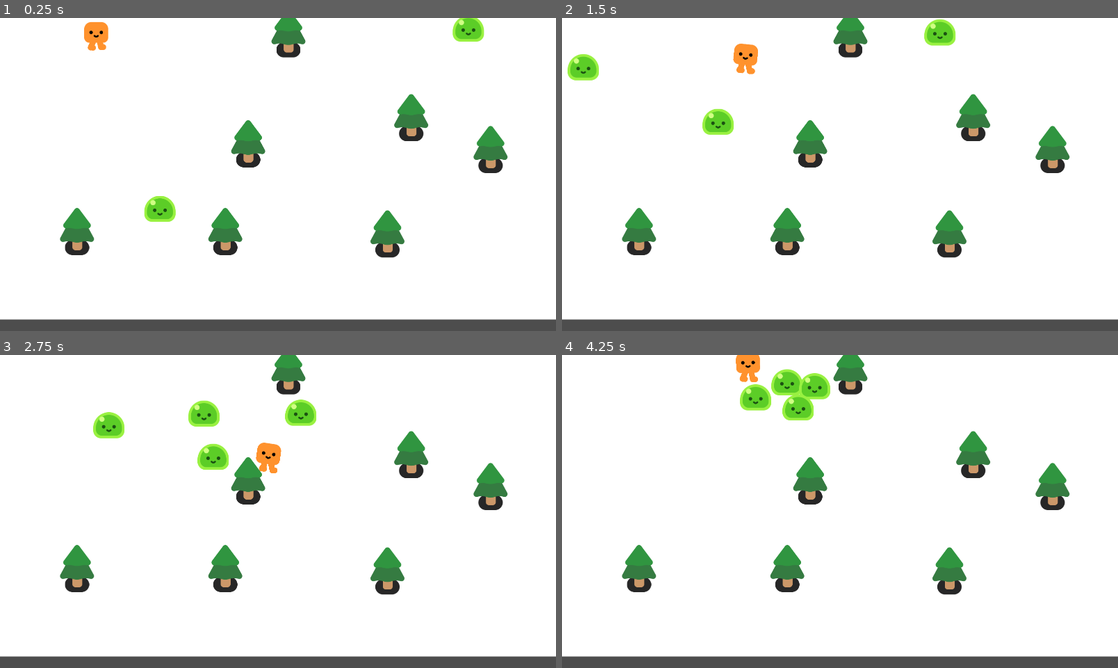
Above: before the commit, frames 1-4 (two rows, left to right).
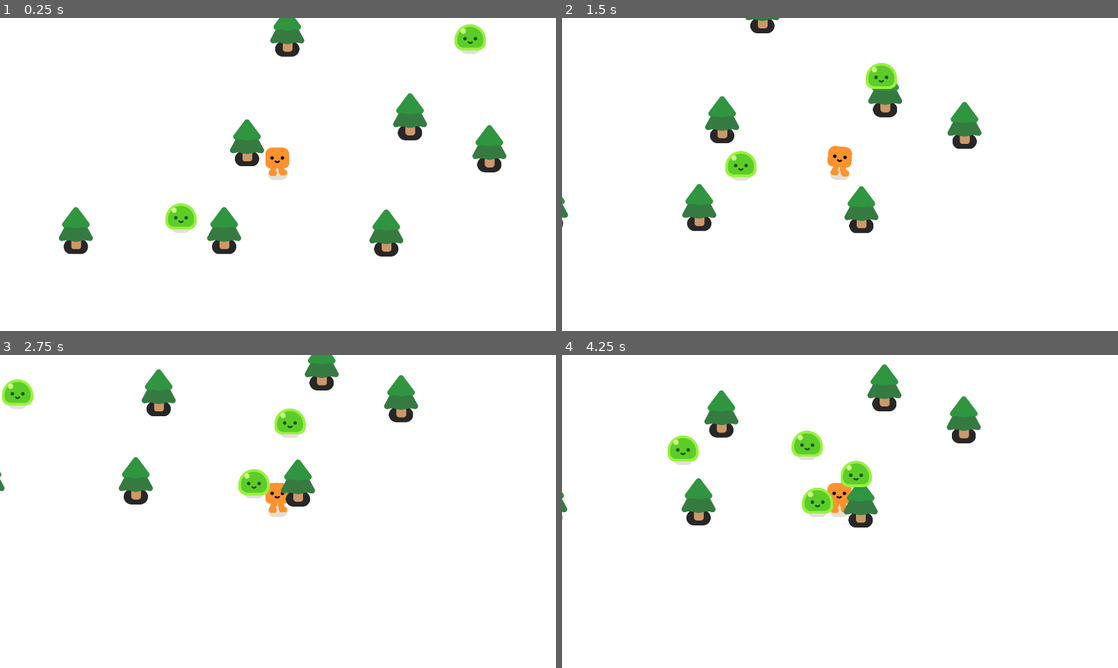
Above: after the commit, the same moments.

Repository: Akapaya/2D-SurvivalGodot
Game: Godot game, scene res://survivors_game.tscn
Same seed, same stepped clock (60 frames per second), same inputs: the game is played once before the commit and once after it.
Inputs:
- Up to frame 1 (0.25 s): no input
- Up to frame 2 (1.5 s): hold D (move_right) 0.53-1.28 s; hold S (move_down) from 1.28 s (still down)
- Up to frame 3 (2.75 s): release S (move_down) at 2.03 s; hold D (move_right) from 2.03 s (still down)
- Up to frame 4 (4.25 s): release D (move_right) at 2.78 s; hold W (move_up) 2.78-3.53 s; hold A (move_left) from 3.53 s (still down)

The runs differ from the first frame. In frame 1, 6.7% of the frame differs, in the area x 0-100%, y 0-100%; in frame 2, 13%; in frame 3, 14%; in frame 4, 15%.

Commit message:
Added Camera and Canvas Layer
Added Camera and Canvas Layer

Diff:
--- a/Player.tscn
+++ b/Player.tscn
@@ -18,3 +18,5 @@
 [node name="CollisionShape2D" type="CollisionShape2D" parent="."]
 position = Vector2(0, -39.89)
 shape = SubResource("CapsuleShape2D_cdr80")
+
+[node name="Camera2D" type="Camera2D" parent="."]
--- a/survivors_game.tscn
+++ b/survivors_game.tscn
@@ -7,18 +7,19 @@
 [node name="Game" type="Node2D"]
 y_sort_enabled = true
 
-[node name="ColorRect" type="ColorRect" parent="."]
-offset_left = -1091.0
-offset_top = -798.0
-offset_right = 1981.0
-offset_bottom = 1040.0
+[node name="CanvasLayer" type="CanvasLayer" parent="."]
+layer = -30
+
+[node name="ColorRect" type="ColorRect" parent="CanvasLayer"]
+offset_left = -539.0
+offset_top = -336.0
+offset_right = 2533.0
+offset_bottom = 1502.0
+metadata/_edit_use_anchors_ = true
 
 [node name="Player" parent="." instance=ExtResource("1_utxvu")]
-position = Vector2(335, 107)
+position = Vector2(964, 543)
 moveVelocity = 400
-
-[node name="Mob" parent="." instance=ExtResource("3_2yr8q")]
-position = Vector2(727, -370)
 
 [node name="Trees" type="Node" parent="."]
 
@@ -70,11 +71,16 @@
 [node name="Tree16" parent="Trees" instance=ExtResource("2_1x4l1")]
 position = Vector2(1694, 442)
 
-[node name="Mob2" parent="." instance=ExtResource("3_2yr8q")]
+[node name="Node" type="Node" parent="."]
+
+[node name="Mob" parent="Node" instance=ExtResource("3_2yr8q")]
+position = Vector2(727, -370)
+
+[node name="Mob2" parent="Node" instance=ExtResource("3_2yr8q")]
 position = Vector2(574, 753)
 
-[node name="Mob3" parent="." instance=ExtResource("3_2yr8q")]
+[node name="Mob3" parent="Node" instance=ExtResource("3_2yr8q")]
 position = Vector2(-291, 289)
 
-[node name="Mob4" parent="." instance=ExtResource("3_2yr8q")]
+[node name="Mob4" parent="Node" instance=ExtResource("3_2yr8q")]
 position = Vector2(1680, 71)
